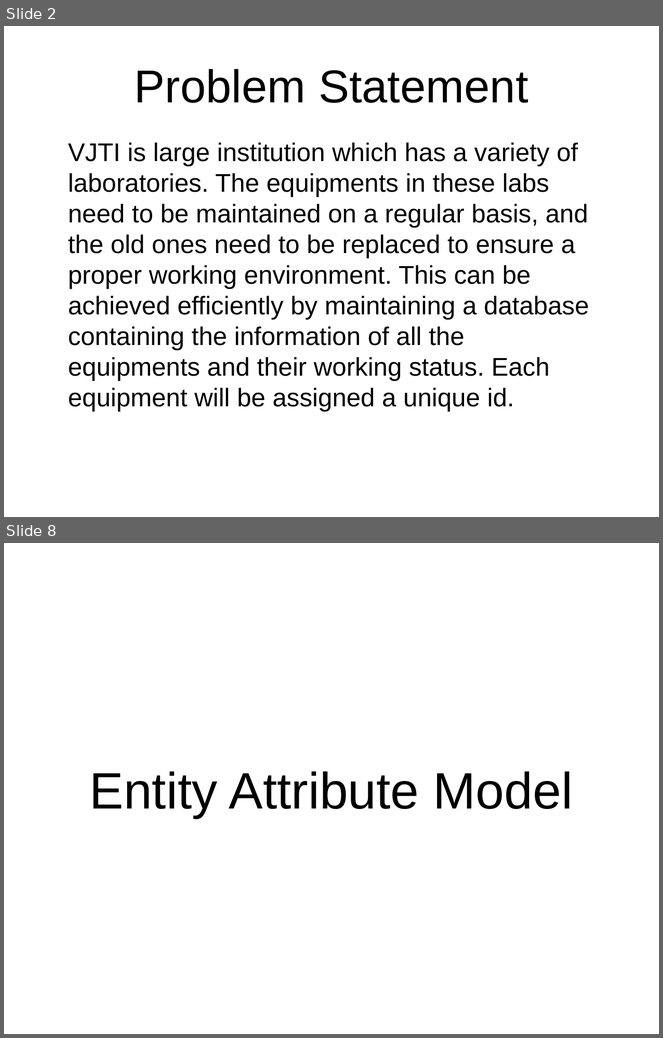
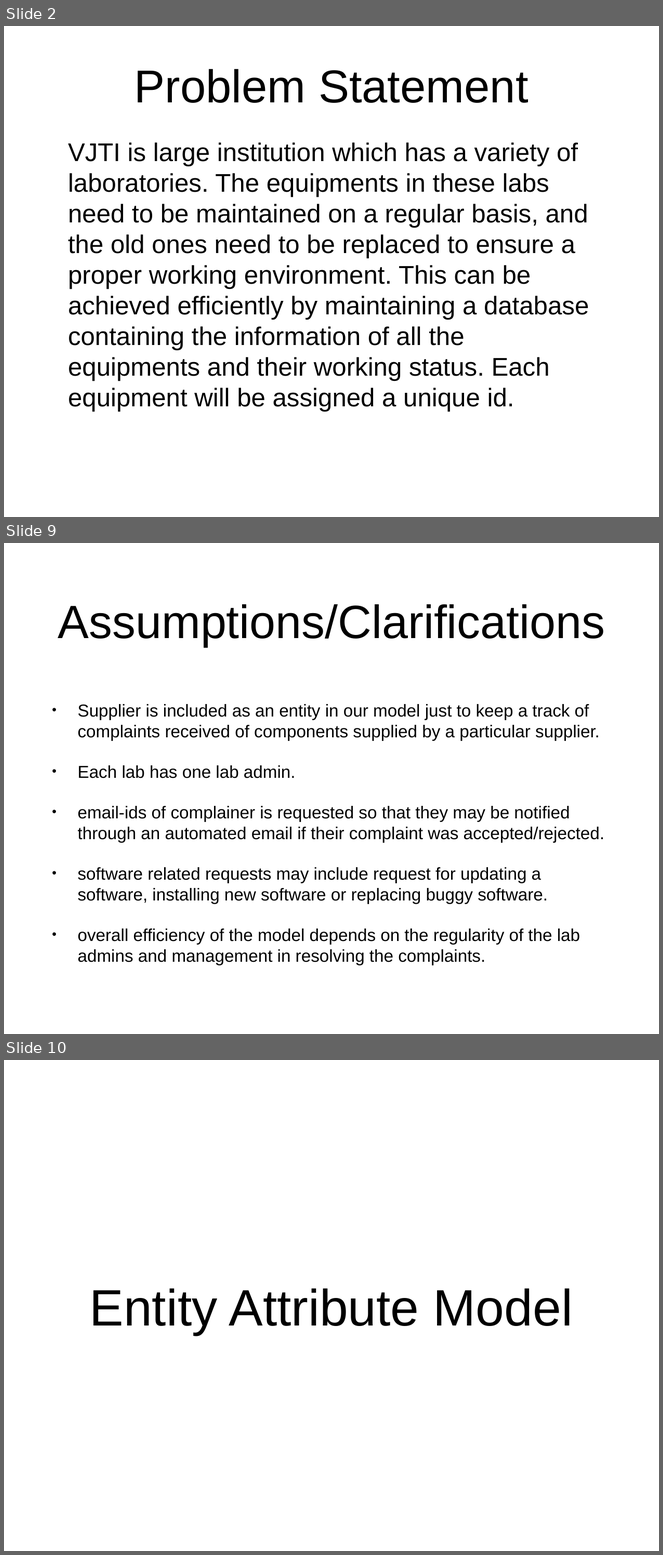
Before and after one commit to SanketSKasar/VJTI-DBA-Project, a slide deck: ProjectDetails/Presentation.pptx. Shown one above the other, each under a label of ours: slides 2 and 8 before the commit, slides 2, 9 and 10 after it; the slides between them are not shown. The pictures are 663x1038 and 663x1555 pixels, drawn with LibreOffice and Linux fonts; fonts in the diff are those of the drawing. Boxes give left, top, right and bottom in pixels: in the first picture for what was removed or moved away, otherwise in the second. Text is boxed around its words. In the diff, an @@ line names an element or a change of style, - is before the commit and + after.

Commit message:
assumptions and relationships added

```diff
--- a/ProjectDetails/Presentation.pptx
+++ b/ProjectDetails/Presentation.pptx
@@ slide 9 added at box(4, 543, 659, 1034), background #FFFFFF @@
@@ title added at box(58, 604, 606, 646), 73 pt, text #000000 @@
+Assumptions/Clarifications
@@ text added at box(78, 704, 605, 965), 27 pt, text #000000 @@
+• Supplier is included as an entity in our model just to keep a track of complaints received of components supplied by a particular supplier.
+• Each lab has one lab admin.
+• email-ids of complainer is requested so that they may be notified through an automated email if their complaint was accepted/rejected.
+• software related requests may include request for updating a software, installing new software or replacing buggy software.
+• overall efficiency of the model depends on the regularity of the lab admins and management in resolving the complaints.
@@ what was slide 8 is now slide 10 @@
```
Also in this commit, not shown: 8 slides changed, 1 other slide added, 1 other file.
